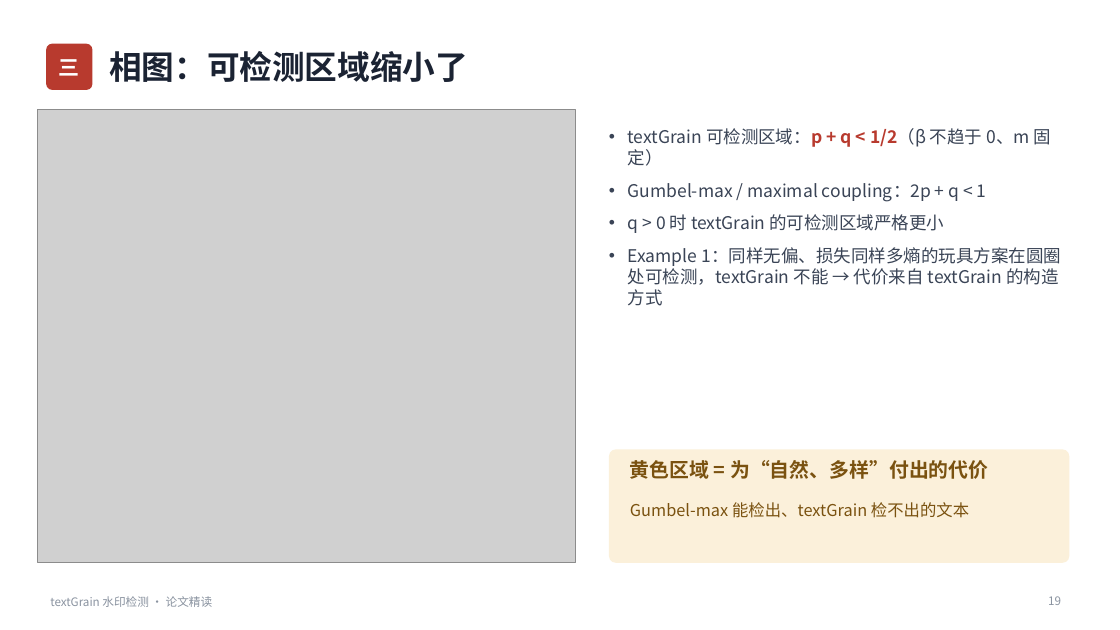
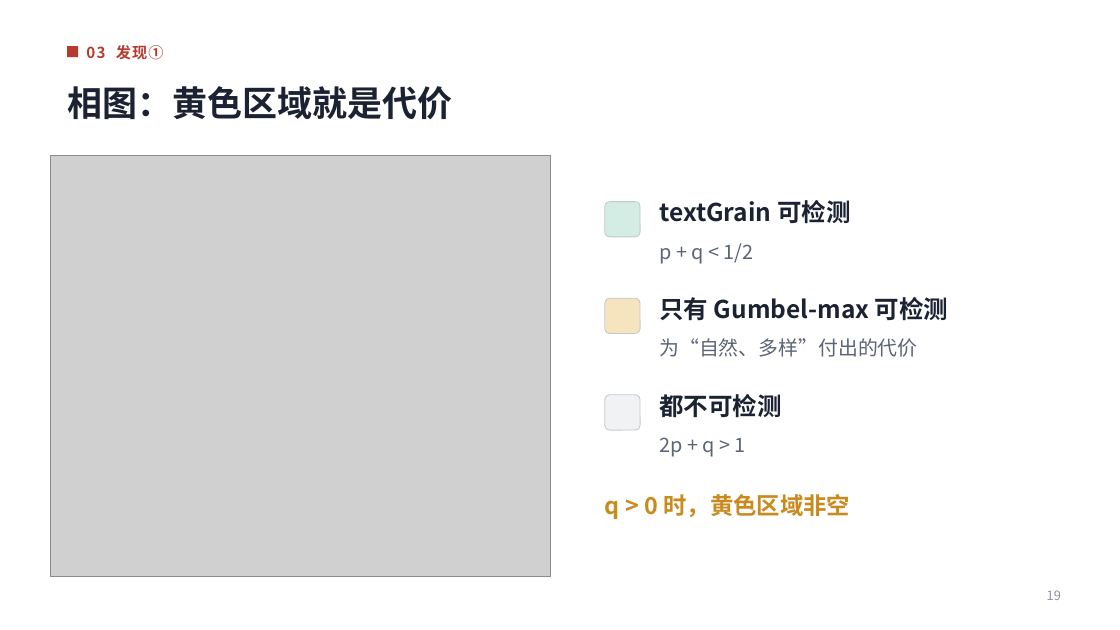
Before and after one commit to huyhoang345txt-arch/ppt, a slide deck: slide 19 of textGrain水印检测_论文精读.pptx. Drawn at 1120x630 pixels with LibreOffice and Linux fonts; fonts in the diff are those of the drawing; grey boxes stand for pictures. Boxes give left, top, right and bottom in pixels: in the first picture for what was removed or moved away, otherwise in the second. Text is boxed around its words. In the diff, an @@ line names an element or a change of style, - is before the commit and + after.

```diff
--- a/textGrain水印检测_论文精读.pptx
+++ b/textGrain水印检测_论文精读.pptx
@@ rounded rectangle removed at (46,44,92,90) @@
-三
@@ rectangle added at (67,46,78,57), fill #B83A2E @@
@@ text added at (86,45,164,60), 13 pt, text #B83A2E, bold @@
+03 发现①
@@ title at (67,86,452,119): text changed; size 28 to 30 pt @@
-相图：可检测区域缩小了
+相图：黄色区域就是代价
@@ text removed at (628,128,1061,306) @@
-• textGrain 可检测区域：p + q < 1/2（β 不趋于 0、m 固定）
-• Gumbel-max / maximal coupling：2p + q < 1
-• q > 0 时 textGrain 的可检测区域严格更小
-• Example 1：同样无偏、损失同样多熵的玩具方案在圆圈处可检测，textGrain 不能 → 代价来自 textGrain 的构造方式
@@ picture: place and size @@
-picture at (38,109,576,563)
+picture at (50,155,550,576)
@@ rounded rectangle added at (605,202,640,237), fill #D3ECE4, outline #C3C8CF 0.75 pt @@
@@ text added at (659,200,850,223), 21 pt, text #1B2333, bold @@
+textGrain 可检测
@@ text added at (659,243,754,264), 17 pt, text #5B6575 @@
+p + q < 1/2
@@ rounded rectangle added at (605,298,640,334), fill #F6E4BF, outline #C3C8CF 0.75 pt @@
@@ text added at (659,297,948,321), 21 pt, text #1B2333, bold @@
+只有 Gumbel-max 可检测
@@ text at (659,338,917,357): text changed; text colour #7A5210 to #5B6575; bold off @@
-黄色区域 = 为“自然、多样”付出的代价
+为“自然、多样”付出的代价
@@ rounded rectangle added at (605,395,640,430), fill #F1F2F4, outline #C3C8CF 0.75 pt @@
@@ text added at (659,394,782,417), 21 pt, text #1B2333, bold @@
+都不可检测
@@ text added at (659,437,746,457), 17 pt, text #5B6575 @@
+2p + q > 1
@@ rounded rectangle removed at (609,450,1070,563) @@
@@ text added at (605,494,850,519), 20 pt, text #C98A1E, bold @@
+q > 0 时，黄色区域非空
@@ text removed at (630,502,969,518) @@
-Gumbel-max 能检出、textGrain 检不出的文本
@@ text removed at (50,596,213,607) @@
-textGrain 水印检测 · 论文精读
@@ page number at (1047,590,1061,600): size 10 to 11 pt @@
```
Also in this commit, not shown: 24 other slides changed, 6 slides added, 6 slides removed.
